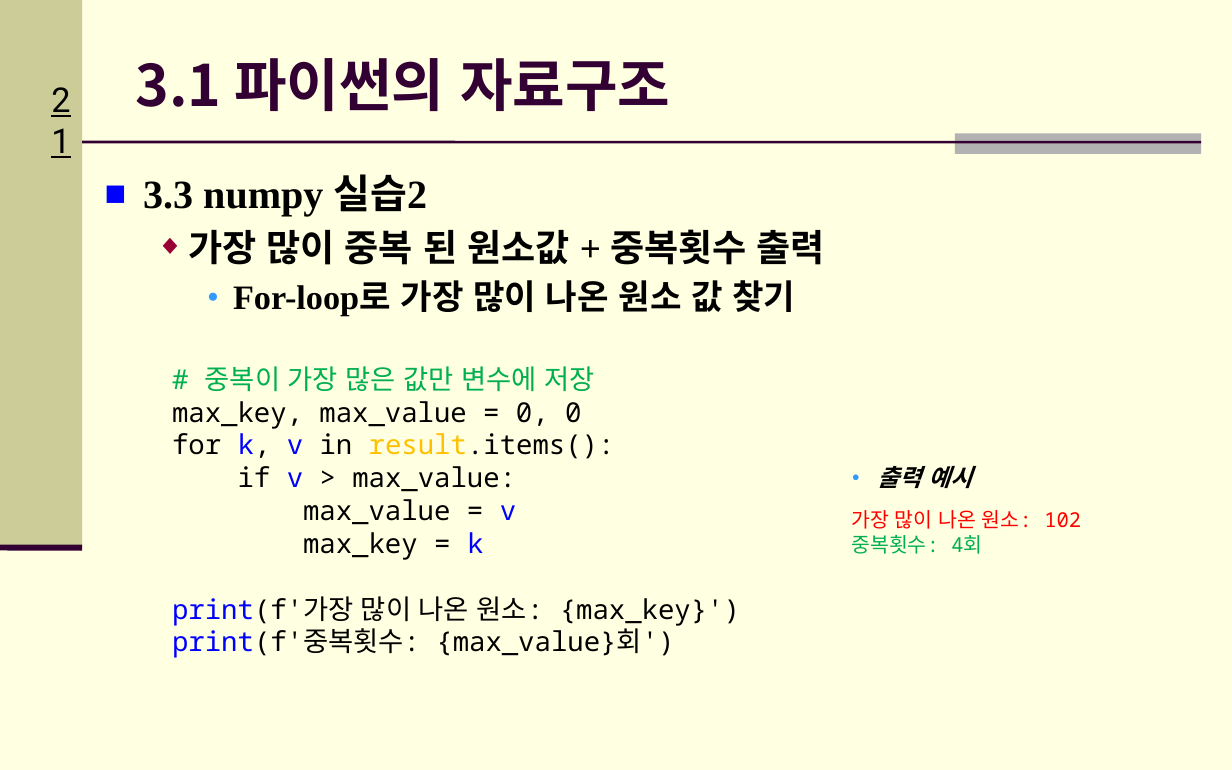
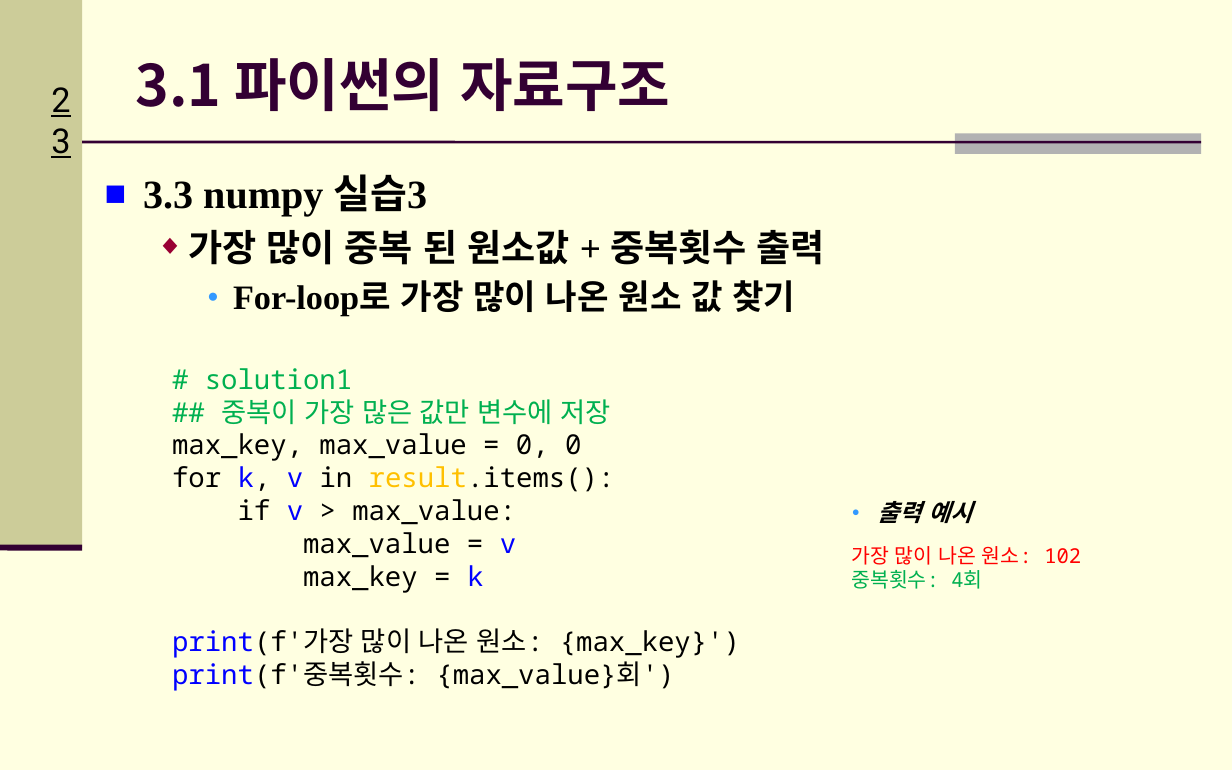
Before and after one commit to Hitbee-dev/OpenCV-Python, a slide deck: slide 23 of 2022-09-20/documents/CH_03_파이썬 기초_실습2.pptx (slide 21 before the commit). Drawn at 1232x770 pixels with LibreOffice and Linux fonts; fonts in the diff are those of the drawing; background and template pictures are left out. Boxes give left, top, right and bottom in pixels: in the first picture for what was removed or moved away, otherwise in the second. Text is boxed around its words. In the diff, an @@ line names an element or a change of style, - is before the commit and + after.

```diff
--- a/2022-09-20/documents/CH_03_파이썬 기초_실습2.pptx
+++ b/2022-09-20/documents/CH_03_파이썬 기초_실습2.pptx
@@ page number at (31,73,91,127): text changed @@
-21
+23
@@ text at (143,174,427,216): text changed @@
-■ 3.3 numpy 실습2
+■ 3.3 numpy 실습3
@@ text at (205,368,611,425): text changed @@
-# 중복이 가장 많은 값만 변수에 저장
+# solution1
+## 중복이 가장 많은 값만 변수에 저장
@@ text "출력 예시": place and size @@
-text "출력 예시" at (877,466,972,488)
+text "출력 예시" at (877,501,972,523)
@@ text "가장 많이 나온 원소: 102": place and size @@
-text "가장 많이 나온 원소: 102" at (851,510,1081,554)
+text "가장 많이 나온 원소: 102" at (851,546,1081,589)
```
Also in this commit, not shown: 5 other slides changed, 2 slides added, 1 other file.
